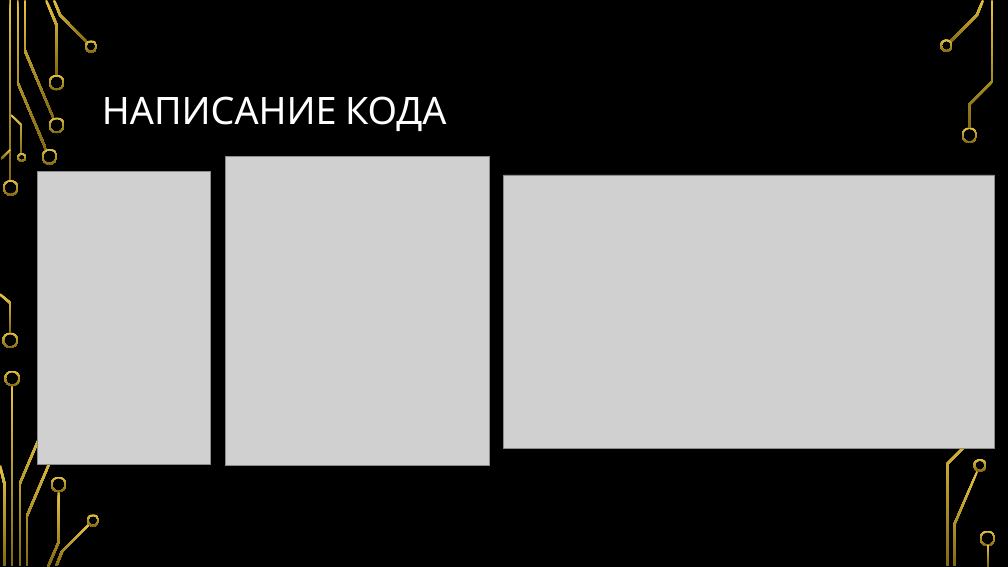
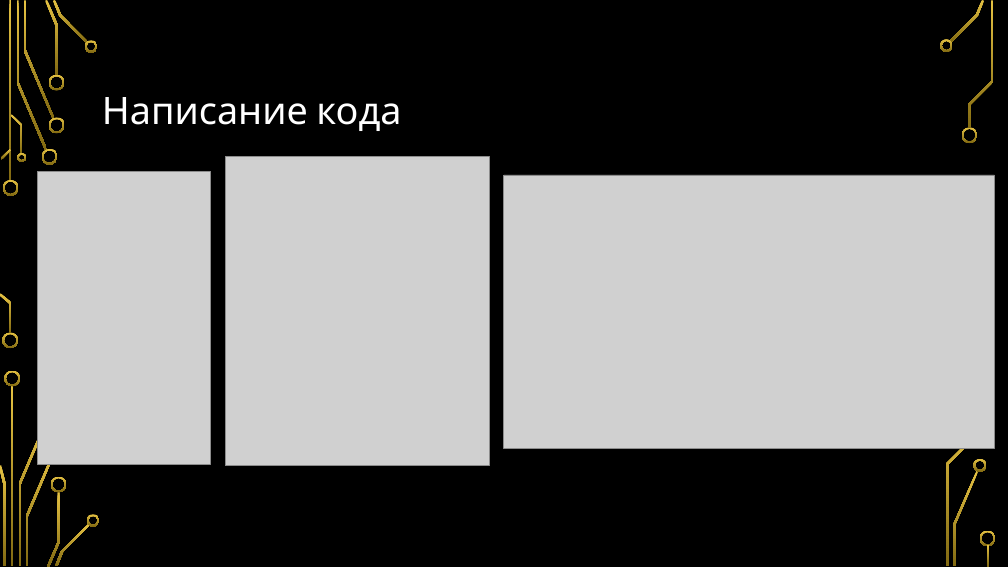
Before and after one commit to Vovch/AI-Presentation, a slide deck: slide 11 of Инструменты ИИ для программирования.pptx (slide 10 before the commit). Drawn at 1008x567 pixels with LibreOffice and Linux fonts; fonts in the diff are those of the drawing; grey boxes stand for pictures; background and template pictures are left out. Boxes give left, top, right and bottom in pixels: in the first picture for what was removed or moved away, otherwise in the second. Text is boxed around its words. In the diff, an @@ line names an element or a change of style, - is before the commit and + after.

```diff
--- a/Инструменты ИИ для программирования.pptx
+++ b/Инструменты ИИ для программирования.pptx
@@ title at (x1=102, y1=97, x2=401, y2=131): text changed @@
-НАПИСАНИЕ КОДА
+Написание кода
```
Also in this commit, not shown: 3 other slides changed, 20 slides added, 1 slide removed.
